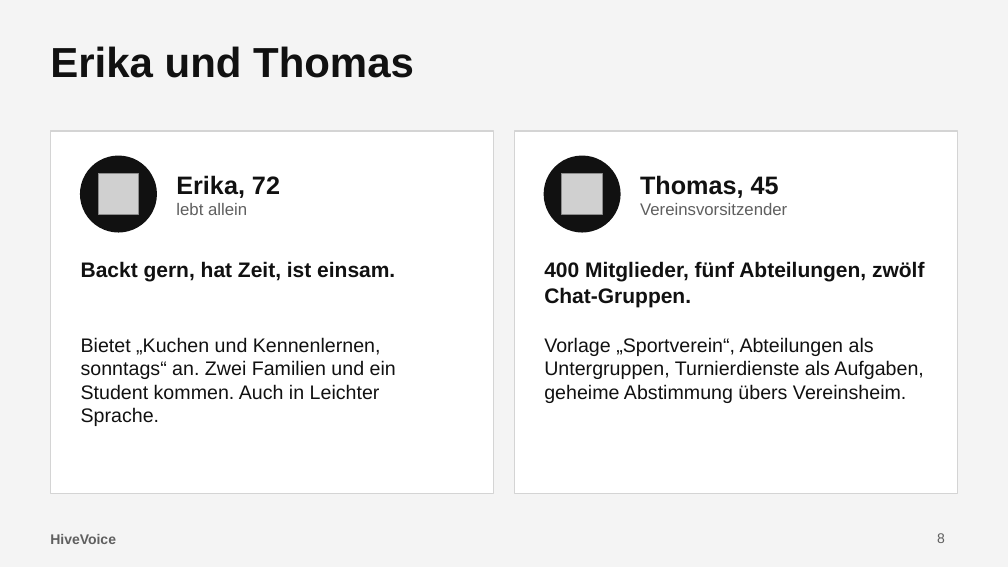
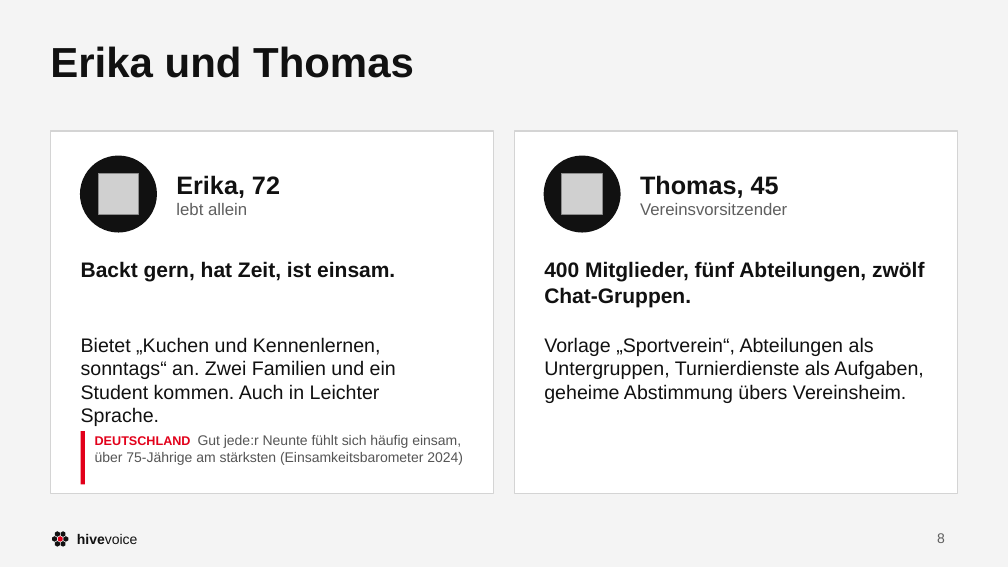
Before and after one commit to dafiiit/HiveVoice, a slide deck: slide 8 of docs/werbung/HiveVoice.pptx. Drawn at 1008x567 pixels with LibreOffice and Linux fonts; fonts in the diff are those of the drawing; grey boxes stand for pictures. Boxes give left, top, right and bottom in pixels: in the first picture for what was removed or moved away, otherwise in the second. Text is boxed around its words. In the diff, an @@ line names an element or a change of style, - is before the commit and + after.

```diff
--- a/docs/werbung/HiveVoice.pptx
+++ b/docs/werbung/HiveVoice.pptx
@@ rectangle added at (81,431,85,485), fill #E2001A @@
@@ text added at (95,435,463,465), 10 pt, text #555555 @@
+DEUTSCHLAND Gut jede:r Neunte fühlt sich häufig einsam, über 75-Jährige am stärksten (Einsamkeitsbarometer 2024)
@@ text removed at (50,534,116,544) @@
-HiveVoice
@@ freeform shape added at (52,536,57,542), fill #111111 @@
@@ freeform shape added at (55,531,60,537), fill #111111 @@
@@ freeform shape added at (57,536,62,542), fill #E2001A @@
@@ freeform shape added at (60,531,66,537), fill #111111 @@
@@ freeform shape added at (64,536,69,542), fill #111111 @@
@@ text added at (77,534,137,544), 10 pt, text #111111 @@
+hivevoice
@@ freeform shape added at (55,541,60,547), fill #111111 @@
@@ freeform shape added at (60,541,66,547), fill #111111 @@
```
Also in this commit, not shown: 12 other slides changed, 2 other files.
